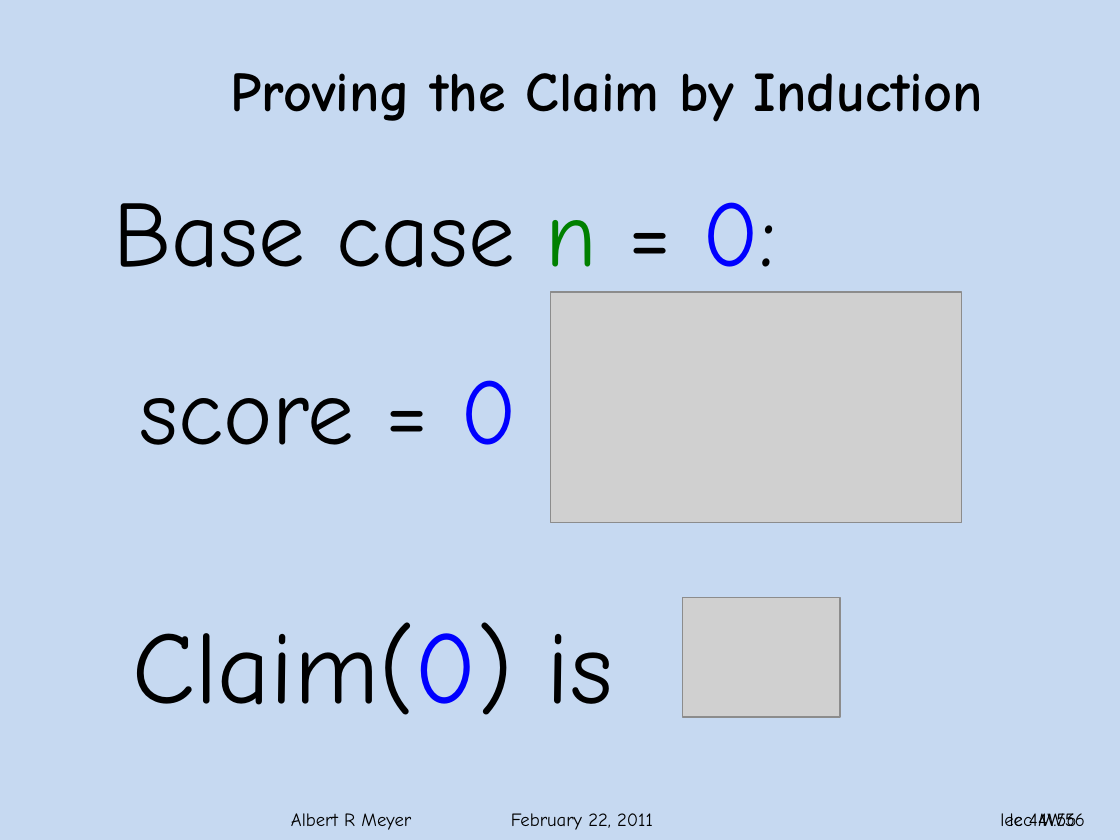
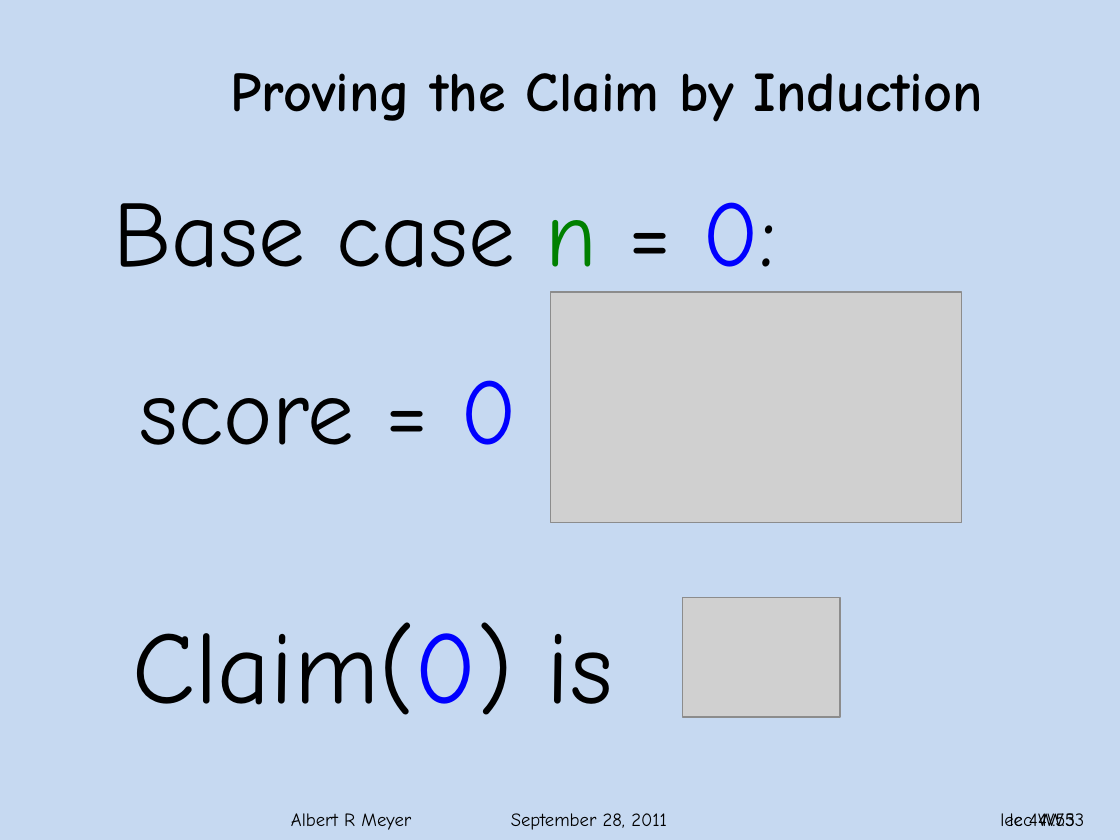
Before and after one commit to armeyer/mcs_web, a slide deck: slide 53 of fall11/slidesF11/slides4w.pptx (slide 56 before the commit). Drawn at 1120x840 pixels with LibreOffice and Linux fonts; fonts in the diff are those of the drawing; grey boxes stand for pictures; background and template pictures are left out. Boxes give left, top, right and bottom in pixels: in the first picture for what was removed or moved away, otherwise in the second. Text is boxed around its words. In the diff, an @@ line names an element or a change of style, - is before the commit and + after.

```diff
--- a/fall11/slidesF11/slides4w.pptx
+++ b/fall11/slidesF11/slides4w.pptx
@@ text at (x1=291, y1=813, x2=667, y2=830): text changed @@
-Albert R Meyer February 22, 2011
+Albert R Meyer September 28, 2011
@@ page number at (x1=1000, y1=813, x2=1084, y2=826): text changed @@
-lec 4M.56
+lec 4W.53
@@ page number at (x1=1010, y1=813, x2=1075, y2=826): text changed @@
-lec 4W.56
+lec 4W.53
```
Also in this commit, not shown: 58 other slides changed, 3 slides removed.
